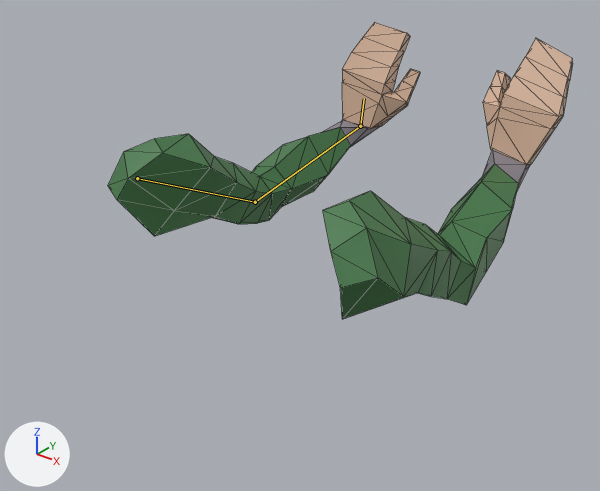
The glTF model Assets/armsy.glb as it was, and as the next commit left it.
Both versions are drawn from a 50 mm camera at (0.679, -0.839, 0.321) aimed at (-0.085, 0.116, -0.271). Lighting does not change. The marker at lower left points along +X, +Y and +Z. The picture after the commit comes second. Both versions are drawn at frame 9 of the action 'punch'; the numbers are the values there. The bones that change are drawn over the model as lines. Mesh edges are drawn as thin lines.

The first picture shows 'PiernaIzquierda'.
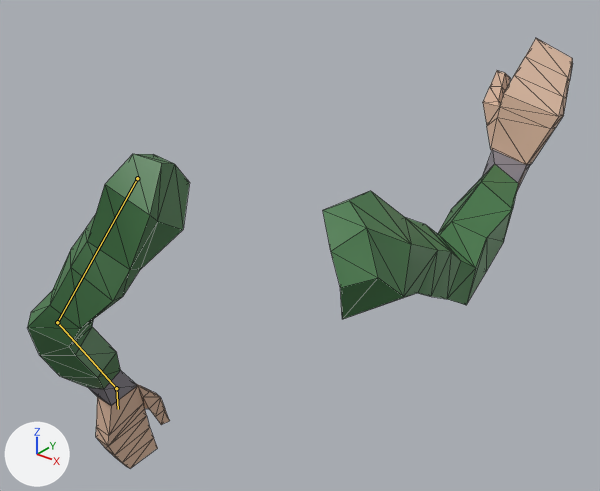
Where the change shows, as pixel boxes [x1, y1, x2, y2] in the pictures (600 x 491 px):
'PiernaIzquierda', posed (17% wider, 45% taller): before [108, 22, 573, 319]; after [27, 38, 573, 468]
bone 'upper_arm_left', root to tip: before (137, 178) to (255, 202); after (137, 178) to (57, 322)
bone 'forearm_left', root to tip: before (255, 202) to (360, 126); after (57, 322) to (116, 388)
bone 'hand_left', root to tip: before (360, 126) to (364, 98); after (116, 388) to (118, 409)

Edits to the bpy script that builds the scene:
```text
Change bone_upper_arm_left:
    where bone_upper_arm_left = bpy.data.objects['rig'].pose.bones['upper_arm_left']
    bone_upper_arm_left.rotation_quaternion: (0.784, 0.6, 0.152, -0.05) -> (0.981, -0.161, -0.068, 0.085)  # degrees (76, 17, 6) -> degrees (-19, -6, 11)
Change bone_forearm_left:
    where bone_forearm_left = bpy.data.objects['rig'].pose.bones['forearm_left']  # child of 'upper_arm_left'
    bone_forearm_left.rotation_quaternion: (0.936, -0.076, 0.288, -0.187) -> (0.946, -0.324, 0.013, 0.0)  # degrees (-17, 31, -27) -> degrees (-38, 1, -1)
Change bone_hand_left:
    where bone_hand_left = bpy.data.objects['rig'].pose.bones['hand_left']  # child of 'forearm_left'
    bone_hand_left.rotation_quaternion: (0.719, 0.31, 0.279, 0.555) -> (-0.988, 0.155, -0.016, 0.013)  # degrees (49, 3, 77) -> degrees (-18, 2, -2)
```
